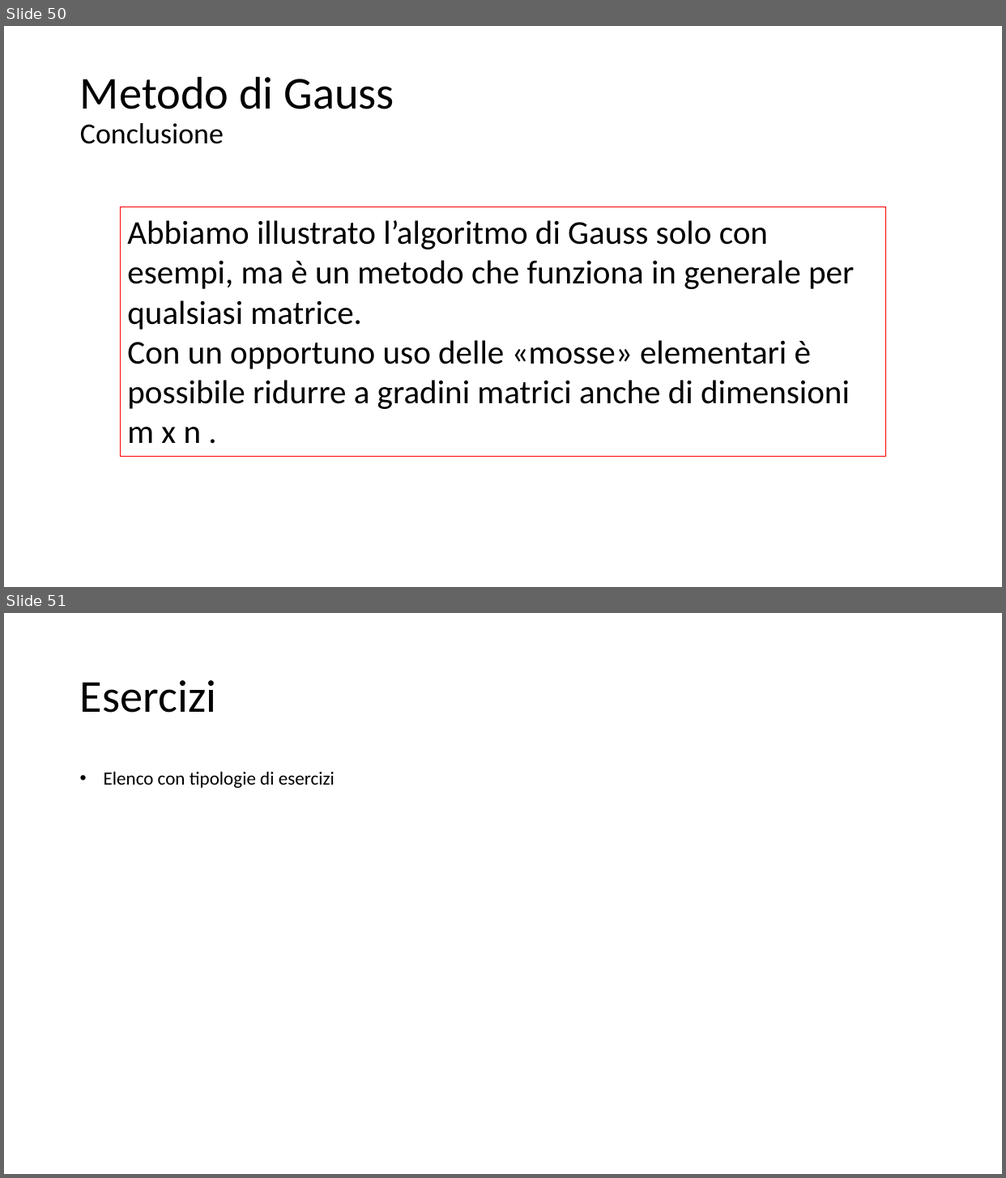
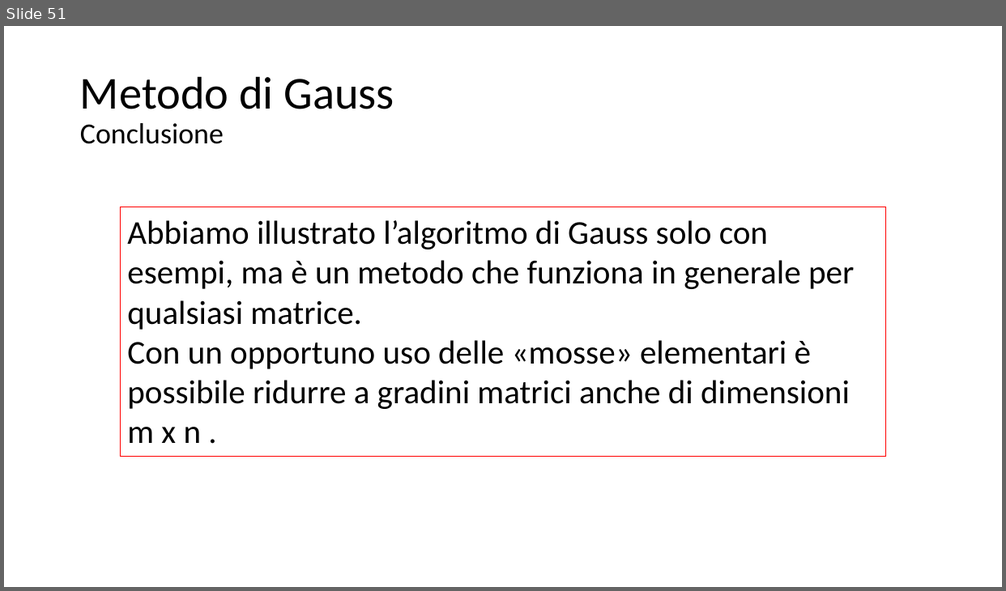
Before and after one commit to matteodelv/GaussLinearSystems, a slide deck: Presentazione.pptx. Shown one above the other, each under a label of ours: slides 50 and 51 before the commit, slide 51 after it. The pictures are 1006x1178 and 1006x591 pixels, drawn with LibreOffice and Linux fonts; fonts in the diff are those of the drawing. Boxes give left, top, right and bottom in pixels: in the first picture for what was removed or moved away, otherwise in the second. Text is boxed around its words. In the diff, an @@ line names an element or a change of style, - is before the commit and + after.

```diff
--- a/Presentazione.pptx
+++ b/Presentazione.pptx
@@ slide 51 removed at box(4, 613, 1002, 1174), background #FFFFFF @@
@@ text removed at box(80, 680, 217, 713) @@
-Esercizi
@@ text removed at box(104, 772, 334, 788) @@
-• Elenco con tipologie di esercizi
@@ what was slide 50 is now slide 51 @@
```
Also in this commit, not shown: 3 slides changed, 2 slides added.
